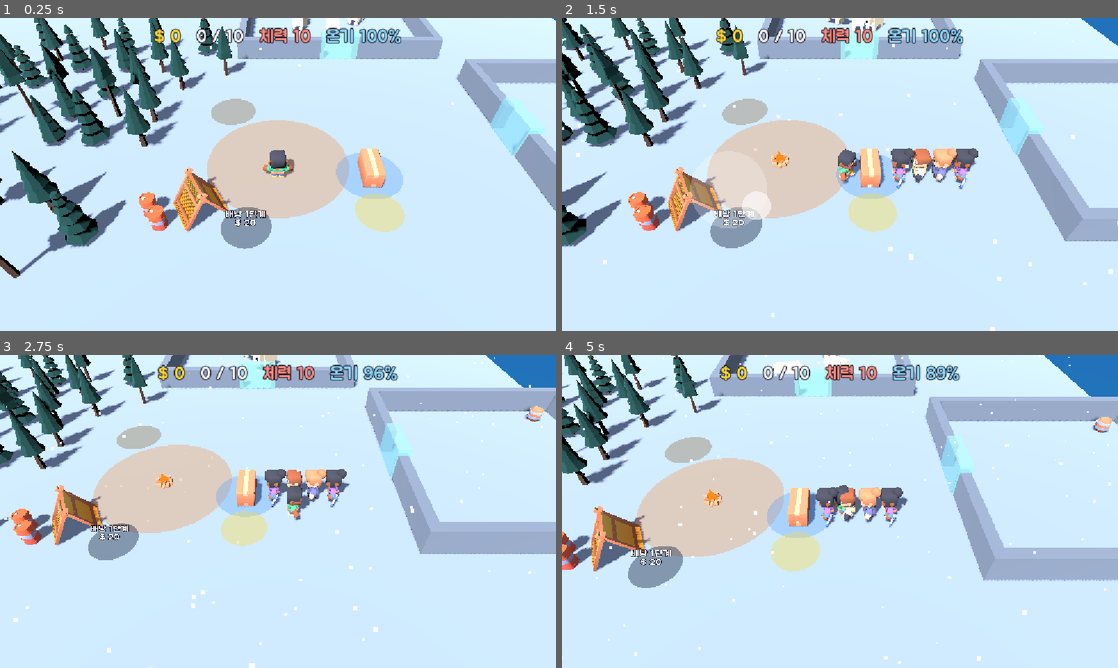
Above: before the commit, frames 1-4 (two rows, left to right).
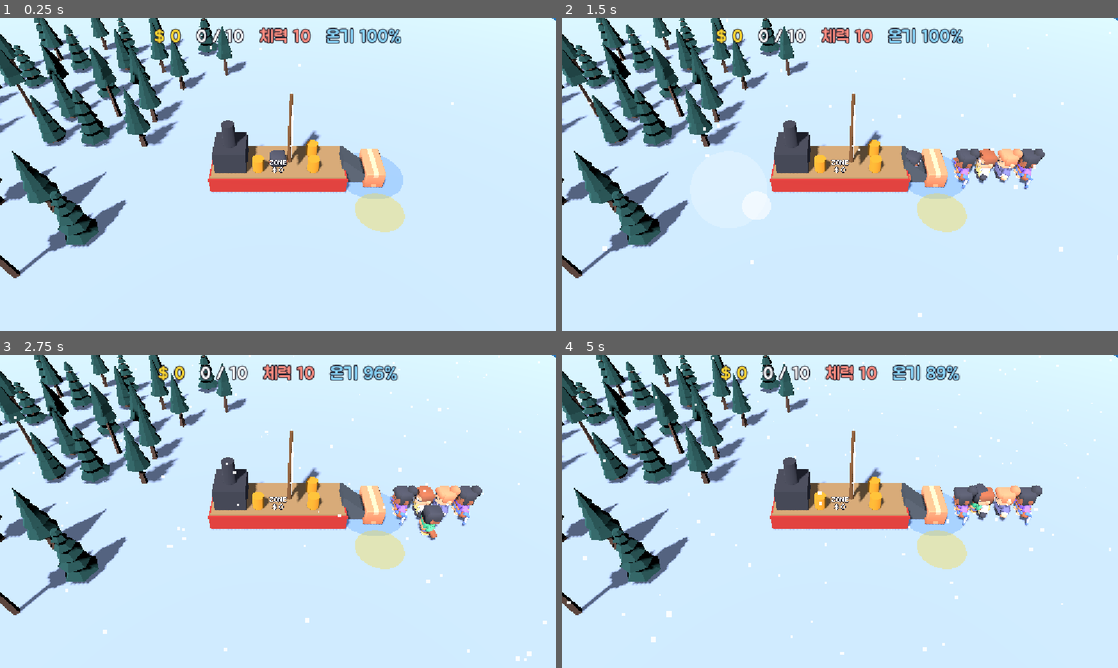
Above: after the commit, the same moments.

Repository: kimpro4214/FrostCamp
Game: Godot game, scene res://frost_camp/scenes/main.tscn
The game is run twice, just before and just after one commit, with the same random seed, the same clock (stepped at 60 frames per second) and the same inputs.
Inputs (mouse positions are in pixels of both pictures, inside the frame that each line leads up to):
- Up to frame 1 (0.25 s): no input
- Up to frame 2 (1.5 s): move the mouse to (962, 158) at 0.52 s; hold D 0.53-1.25 s; click (962, 158) at 0.67 s; drag from (728, 190) to (812, 237) at 1.27 s
- Up to frame 3 (2.75 s): move the mouse to (333, 442) at 2.02 s; hold D from 2.03 s (still down)
- Up to frame 4 (5 s): release D at 2.75 s; drag from (812, 574) to (673, 464) at 2.77 s; move the mouse to (1006, 558) at 3.52 s; hold A 3.53-4.25 s; drag from (673, 464) to (756, 433) at 4.27 s

The runs differ from the first frame. In frame 1, 16% of the frame differs, in the area x 2-100%, y 0-82%; in frame 2, 36%; in frame 3, 35%; in frame 4, 38%, in the area x 0-100%, y 0-99%.
Error after the commit: Invalid call to function 'setup' in base 'Node3D (zone_view.gd)'. Expected 4 argument(s). (res://frost_camp/scenes/main.gd:54)

Commit message:
feat: 프로스트 캠프 존 화면이 존과 표시 조건을 받도록 변경

Diff:
--- a/frost_camp/scenes/zone_view.gd
+++ b/frost_camp/scenes/zone_view.gd
@@ -1,22 +1,25 @@
 extends Node3D
-## 구매 존의 겉모습. 낸 돈만큼 안쪽 원판이 차고, 남은 금액을 띄운다. 살 수 없으면 숨는다.
+## 구매 존(또는 수리 존)의 겉모습. 낸 돈만큼 안쪽 원판이 차고, 남은 금액을 띄운다.
+## 지금 살 수 없으면 숨는다.
 
 const Juice := preload("res://frost_camp/scenes/juice.gd")
 
 var sim: FrostSim
-var index: int
+var zone: PurchaseZone
 var display_name: String
+var _available: Callable
 
 @onready var _base: MeshInstance3D = $Base
 @onready var _fill: MeshInstance3D = $Fill
 @onready var _label: Label3D = $Label
 
 
-func setup(frost_sim: FrostSim, zone_index: int, zone_name: String) -> void:
+## available은 존이 지금 보여야 하는지 돌려주는 함수다(구매 존은 선행 조건, 수리 존은 부서짐).
+func setup(frost_sim: FrostSim, purchase_zone: PurchaseZone, zone_name: String, available: Callable) -> void:
 	sim = frost_sim
-	index = zone_index
+	zone = purchase_zone
 	display_name = zone_name
-	var zone := sim.zones[index]
+	_available = available
 	position = Vector3(zone.pos.x, 0.0, zone.pos.y)
 	var radius := float(sim.balance.purchase.zone_radius)
 	scale = Vector3(radius, 1.0, radius)
@@ -26,8 +29,7 @@
 
 
 func _process(_delta: float) -> void:
-	var zone := sim.zones[index]
-	visible = sim.is_zone_available(zone)
+	visible = _available.call()
 	if not visible:
 		return
 	var progress := float(zone.paid) / zone.cost()
